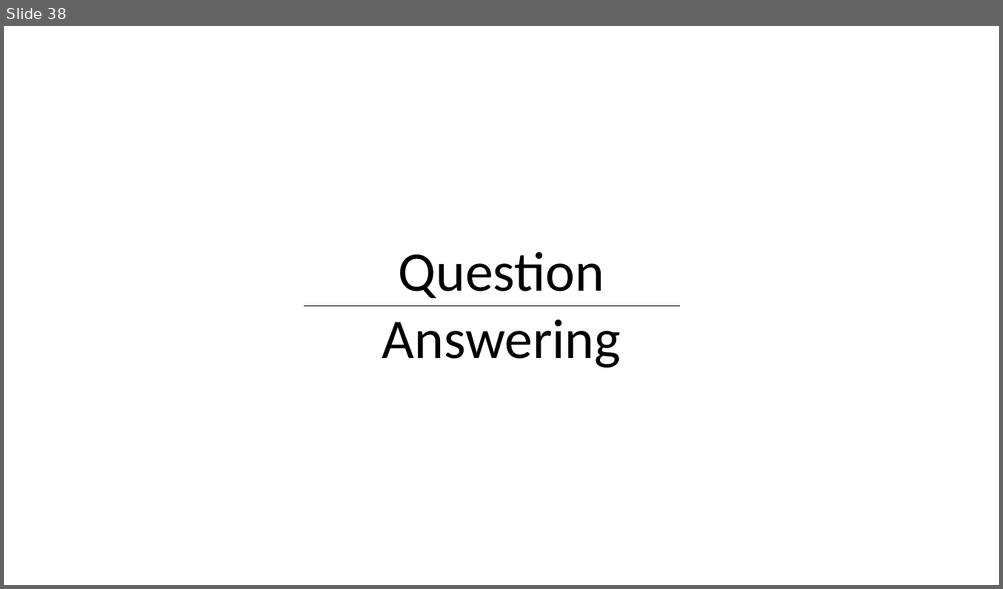
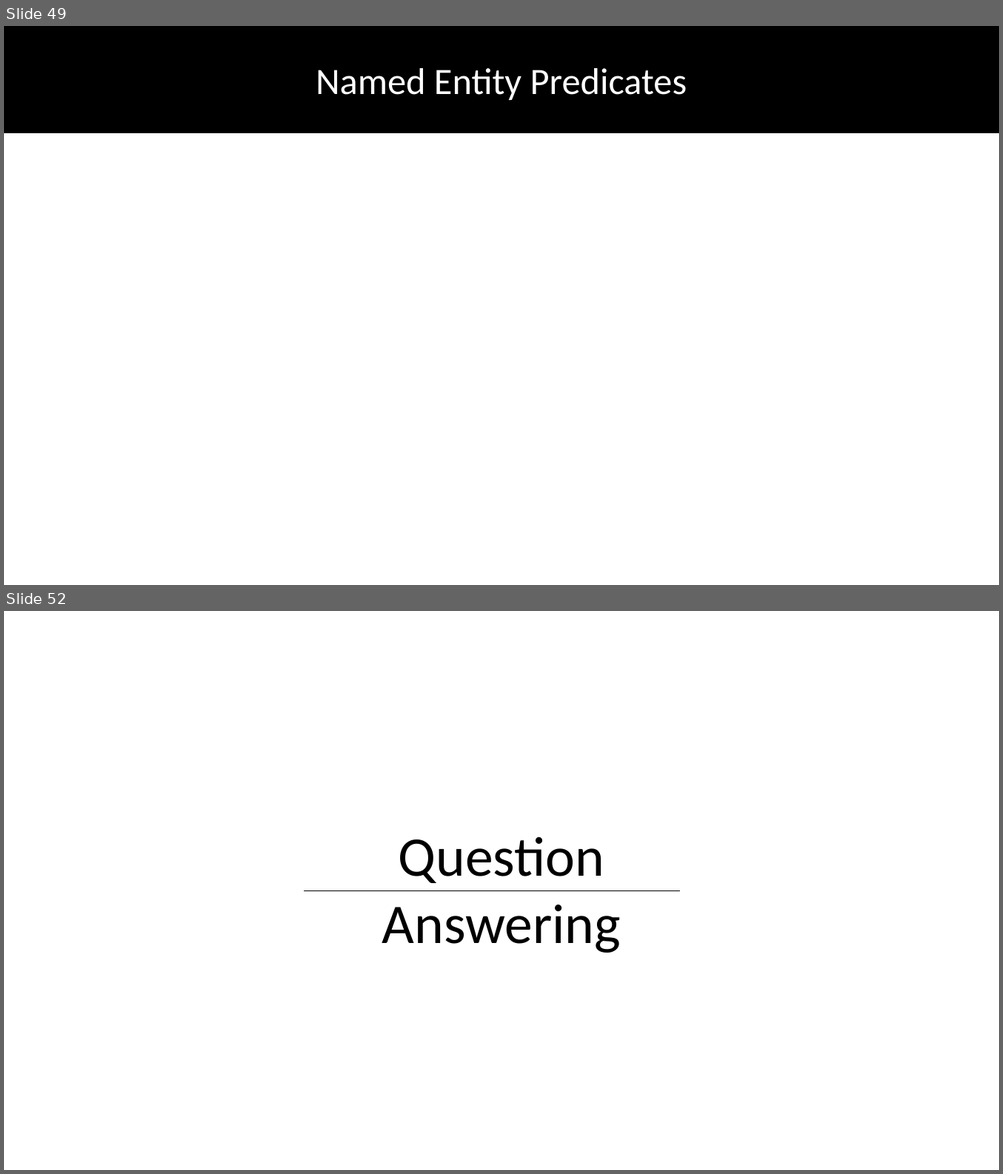
Before and after one commit to DhruvaPendharkar/thesis-project, a slide deck: Notes/ThesisPresentation.pptx. Shown one above the other, each under a label of ours: slide 38 before the commit, slides 49 and 52 after it; the slides between them are not shown. The pictures are 1003x589 and 1003x1174 pixels, drawn with LibreOffice and Linux fonts; fonts in the diff are those of the drawing. Boxes give left, top, right and bottom in pixels: in the first picture for what was removed or moved away, otherwise in the second. Text is boxed around its words. In the diff, an @@ line names an element or a change of style, - is before the commit and + after.

```diff
--- a/Notes/ThesisPresentation.pptx
+++ b/Notes/ThesisPresentation.pptx
@@ slide 49 added at <box>4,26,999,585</box>, background #FFFFFF @@
@@ rectangle added at <box>4,26,999,133</box>, fill #000000, outline #000000 1 pt @@
@@ text added at <box>316,68,687,100</box>, 36 pt, text #FFFFFF @@
+Named Entity Predicates
@@ what was slide 38 is now slide 52 @@
```
Also in this commit, not shown: 11 slides changed, 13 other slides added.
